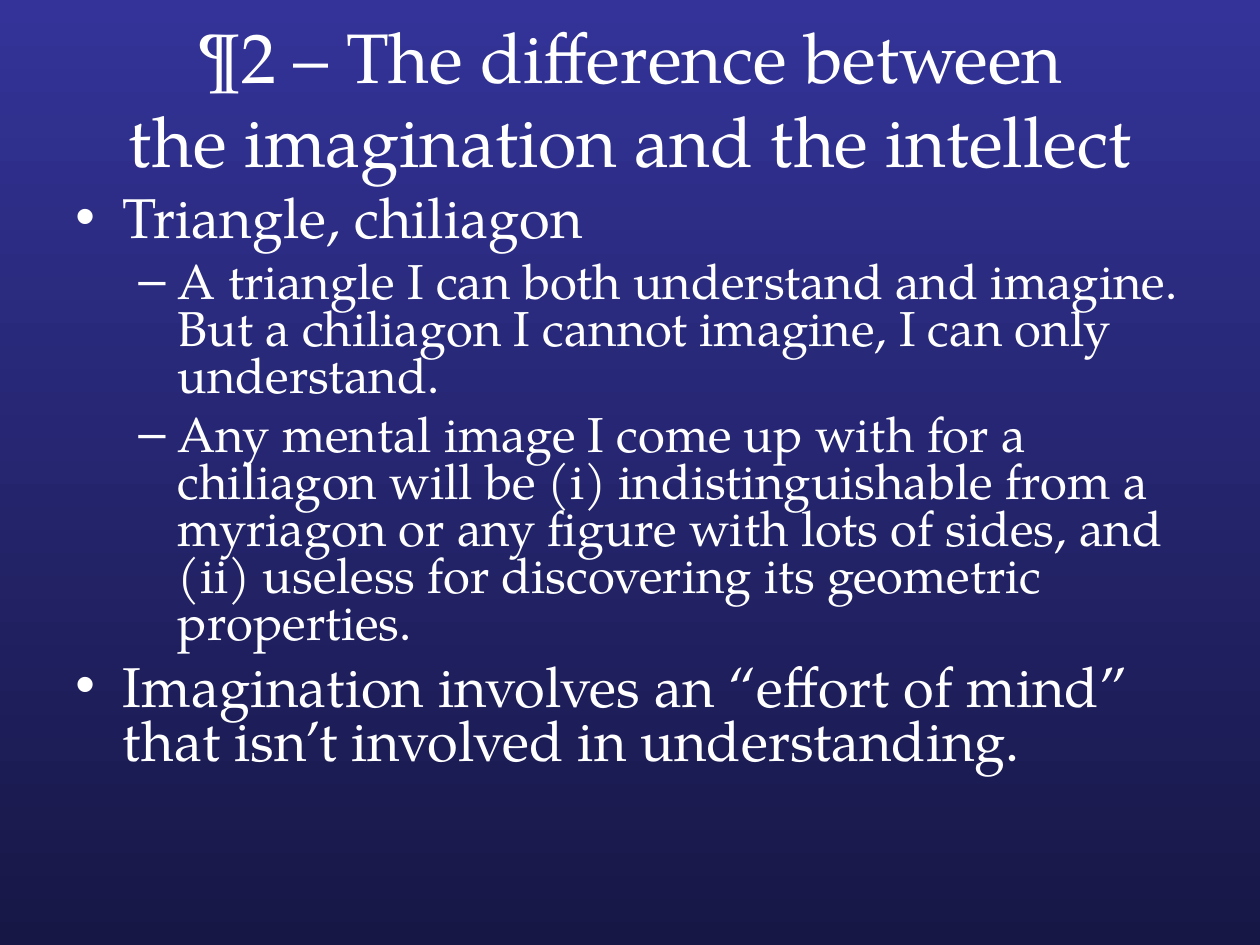
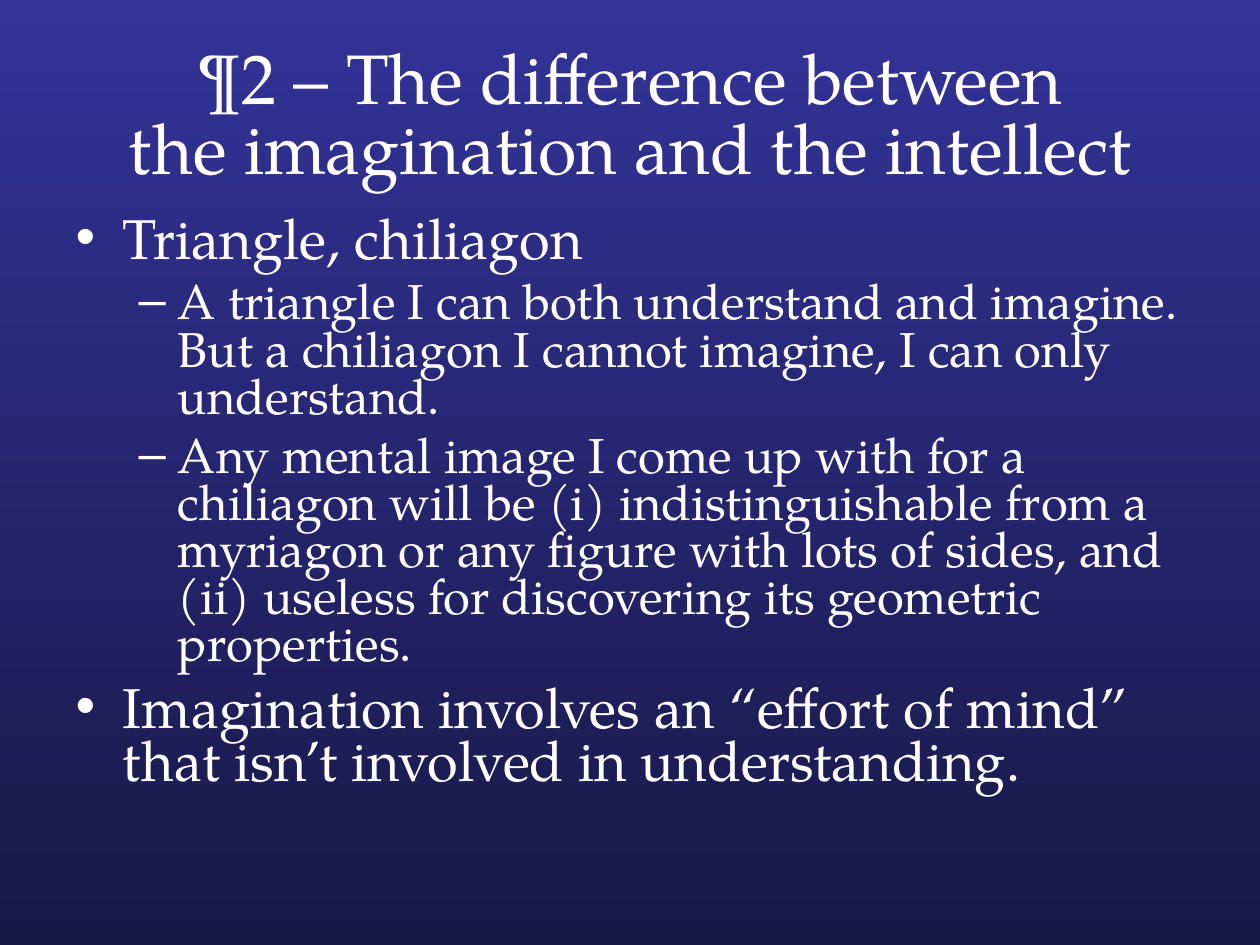
Before and after one commit to colemitchell/colemitchell.github.io, a slide deck: slide 2 of PHIL2220/Med VI.ppt. Drawn at 1260x945 pixels with LibreOffice and Linux fonts; fonts in the diff are those of the drawing. Boxes give left, top, right and bottom in pixels: in the first picture for what was removed or moved away, otherwise in the second. Text is boxed around its words. In the diff, an @@ line names an element or a change of style, - is before the commit and + after.

```diff
--- a/PHIL2220/Med VI.ppt
+++ b/PHIL2220/Med VI.ppt
@@ background gradient #333399 to #171746 to gradient #333399 to #181847 @@
@@ title "¶2 – The difference between ...": place and size @@
-title "¶2 – The difference between ..." at box(129, 31, 1131, 187)
+title "¶2 – The difference between ..." at box(129, 52, 1131, 194)
@@ title "¶2 – The difference between ..." at box(129, 52, 1131, 194): line spacing 1 to 0.83 @@
@@ text "Triangle, chiliagon" rewrapped from box(123, 180, 1177, 777) to box(123, 218, 1177, 797) @@
```
Also in this commit, not shown: 26 other slides changed, 1 other file.
